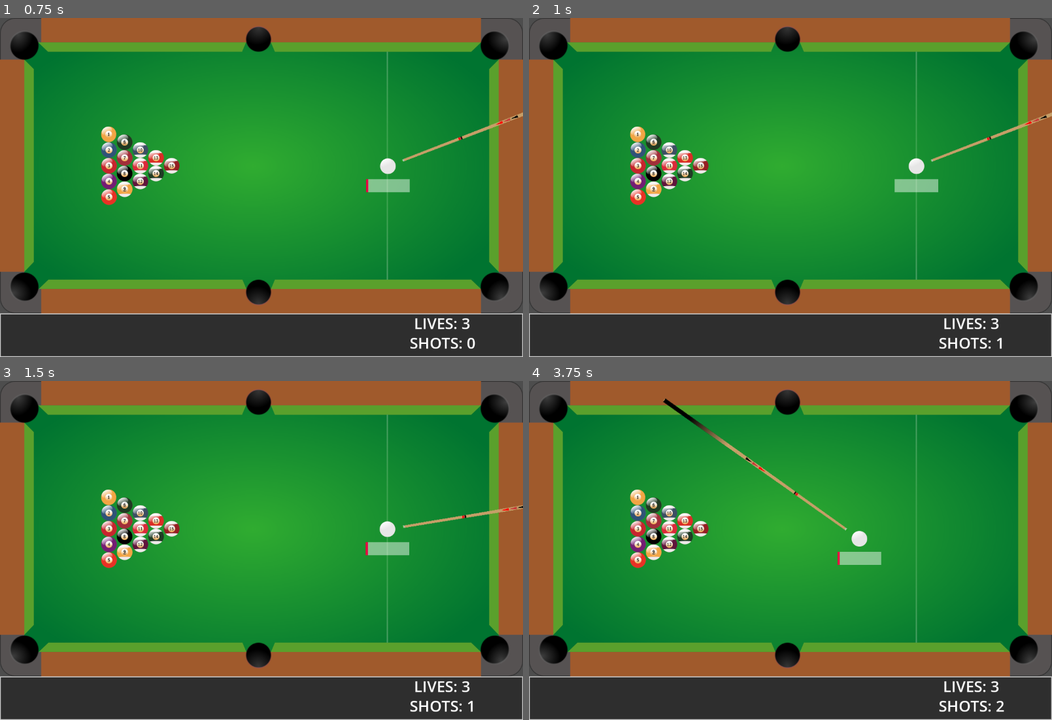
Above: before the commit, frames 1-4 (two rows, left to right).
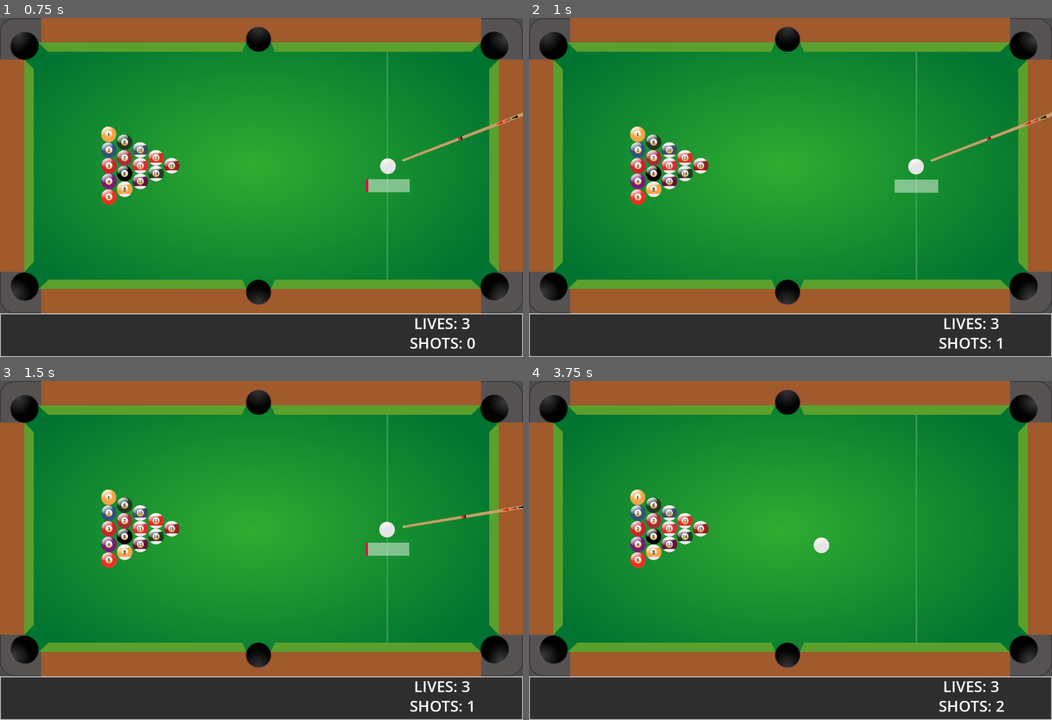
Above: after the commit, the same moments.

Repository: Shiva982-tech/8-Pool
Game: Godot game, scene res://scenes/main.tscn
Same seed, same stepped clock (60 frames per second), same inputs: the game is played once before the commit and once after it.
Inputs (mouse positions are in pixels of both pictures, inside the frame that each line leads up to):
- Up to frame 1 (0.75 s): tap Enter at 0.5 s; move the mouse to (376, 170) at 0.52 s; click (376, 170) at 0.67 s
- Up to frame 2 (1 s): no input
- Up to frame 3 (1.5 s): tap Space at 1.25 s; move the mouse to (156, 567) at 1.27 s; click (156, 567) at 1.42 s
- Up to frame 4 (3.75 s): move the mouse to (842, 475) at 2.02 s; click (842, 475) at 2.17 s; move the mouse to (764, 618) at 2.77 s; click (764, 618) at 2.92 s; tap Enter at 3.5 s; move the mouse to (947, 601) at 3.52 s; click (947, 601) at 3.67 s

Frame 1 is identical in both runs. In frame 2, less than 0.1% of the frame differs, in the area x 69-99%, y 28-52%; in frame 3, less than 0.1%; in frame 4, 1.0%, in the area x 25-68%, y 5-55%.

Commit message:
fixed cue speed

Diff:
--- a/8 pool game final/scenes/end menu.tscn
+++ b/8 pool game final/scenes/end menu.tscn
@@ -11,7 +11,7 @@
 scale = Vector2(0.7805989, 0.75683594)
 texture = ExtResource("1_2jrpn")
 
-[node name="Button" type="Button" parent="WinMenu" unique_id=1017878811]
+[node name="play again" type="Button" parent="WinMenu" unique_id=1017878811]
 offset_left = -302.9725
 offset_top = -19.158691
 offset_right = 304.25363
@@ -19,7 +19,7 @@
 flat = true
 script = ExtResource("2_2nshw")
 
-[node name="Button2" type="Button" parent="WinMenu" unique_id=456666557]
+[node name="main menu" type="Button" parent="WinMenu" unique_id=456666557]
 offset_left = -301.69147
 offset_top = 146.00262
 offset_right = 305.5346
@@ -27,4 +27,5 @@
 flat = true
 script = ExtResource("3_0gw3a")
 
-[connection signal="pressed" from="WinMenu/Button2" to="WinMenu/Button" method="_on_button_2_pressed"]
+[connection signal="pressed" from="WinMenu/play again" to="WinMenu/play again" method="_on_pressed"]
+[connection signal="pressed" from="WinMenu/main menu" to="WinMenu/main menu" method="_on_pressed"]
--- a/8 pool game final/scenes/pool_ball.tscn
+++ b/8 pool game final/scenes/pool_ball.tscn
@@ -6,12 +6,14 @@
 [sub_resource type="CircleShape2D" id="CircleShape2D_4iepn"]
 radius = 18.0
 
-[node name="PoolBall" type="RigidBody2D" groups=["balls"]]
+[node name="PoolBall" type="RigidBody2D" unique_id=1187974556 groups=["balls"]]
 physics_material_override = SubResource("PhysicsMaterial_d2ad0")
 lock_rotation = true
+linear_damp_mode = 1
+linear_damp = 0.8
 
-[node name="Sprite2D" type="Sprite2D" parent="."]
+[node name="Sprite2D" type="Sprite2D" parent="." unique_id=210418067]
 texture_filter = 1
 
-[node name="CollisionShape2D" type="CollisionShape2D" parent="."]
+[node name="CollisionShape2D" type="CollisionShape2D" parent="." unique_id=1774815994]
 shape = SubResource("CircleShape2D_4iepn")
--- a/8 pool game final/scripts/main menu.gd
+++ b/8 pool game final/scripts/main menu.gd
@@ -1 +1,4 @@
 extends Button
+
+func _on_button_2_pressed() -> void:
+	get_tree().change_scene_to_file("res://scenes/main_menu.tscn")
--- a/8 pool game final/scripts/main.gd
+++ b/8 pool game final/scripts/main.gd
@@ -112,6 +112,7 @@
 
 func _on_cue_shoot(power):
 	cue_ball.apply_central_impulse(power)
+	print(power)
 	shots += 1
 	$ShotsLabel.text = "SHOTS: " + str(shots)
 
--- a/8 pool game final/scripts/play.gd
+++ b/8 pool game final/scripts/play.gd
@@ -1,6 +1,4 @@
 extends Button
-
-
 
 func _on_pressed() -> void:
 	get_tree().change_scene_to_file("res://scenes/main.tscn")
--- a/8 pool game final/scripts/start again.gd
+++ b/8 pool game final/scripts/start again.gd
@@ -1,6 +1,4 @@
 extends Button
 
-
-
 func _on_button_2_pressed() -> void:
-	pass # Replace with function body.
+	get_tree().change_scene_to_file("res://scenes/main.tscn")
Not shown: 1 places in 8 pool game final/scenes/pool_ball.tscn that only renumber resources
